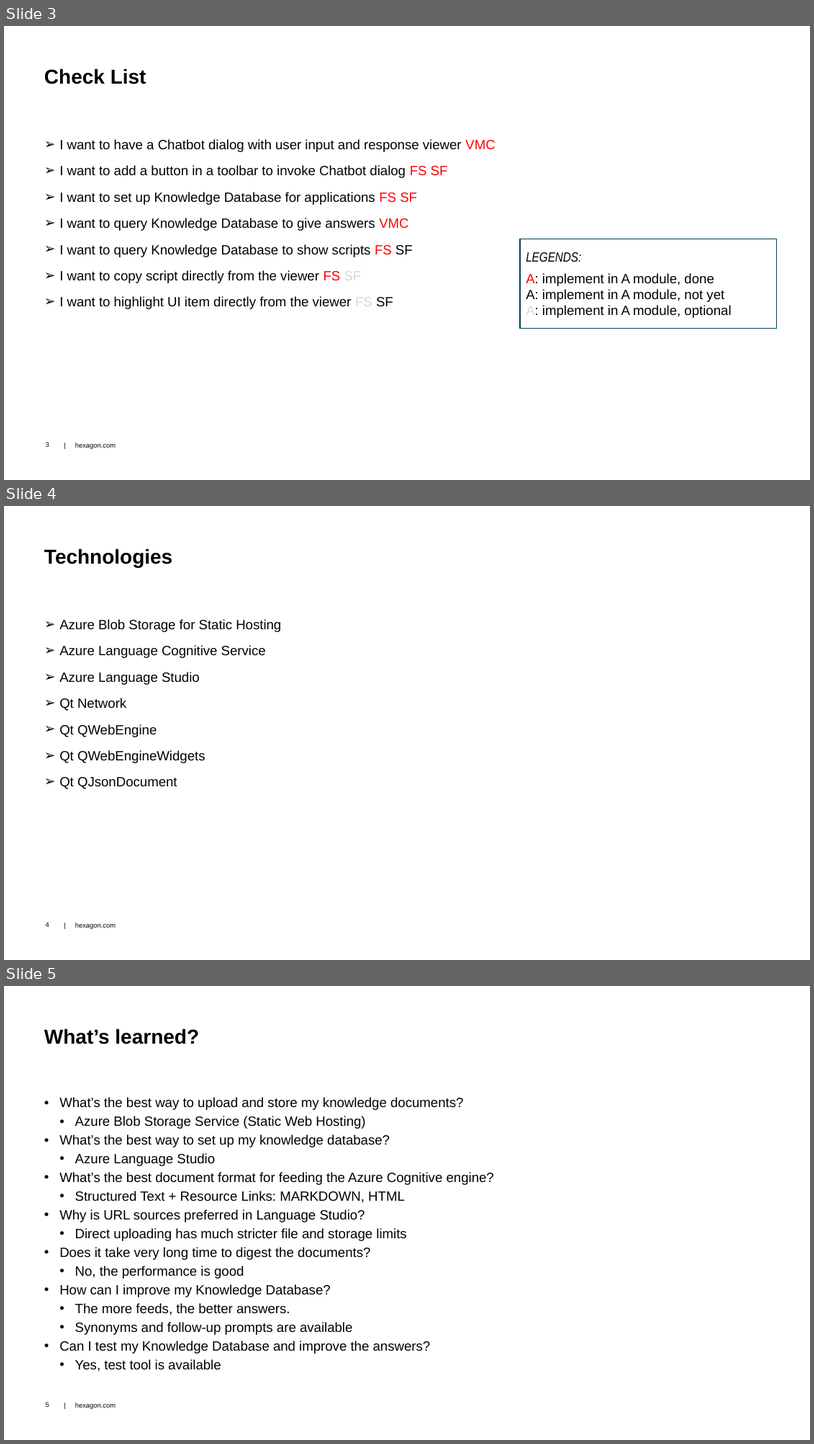
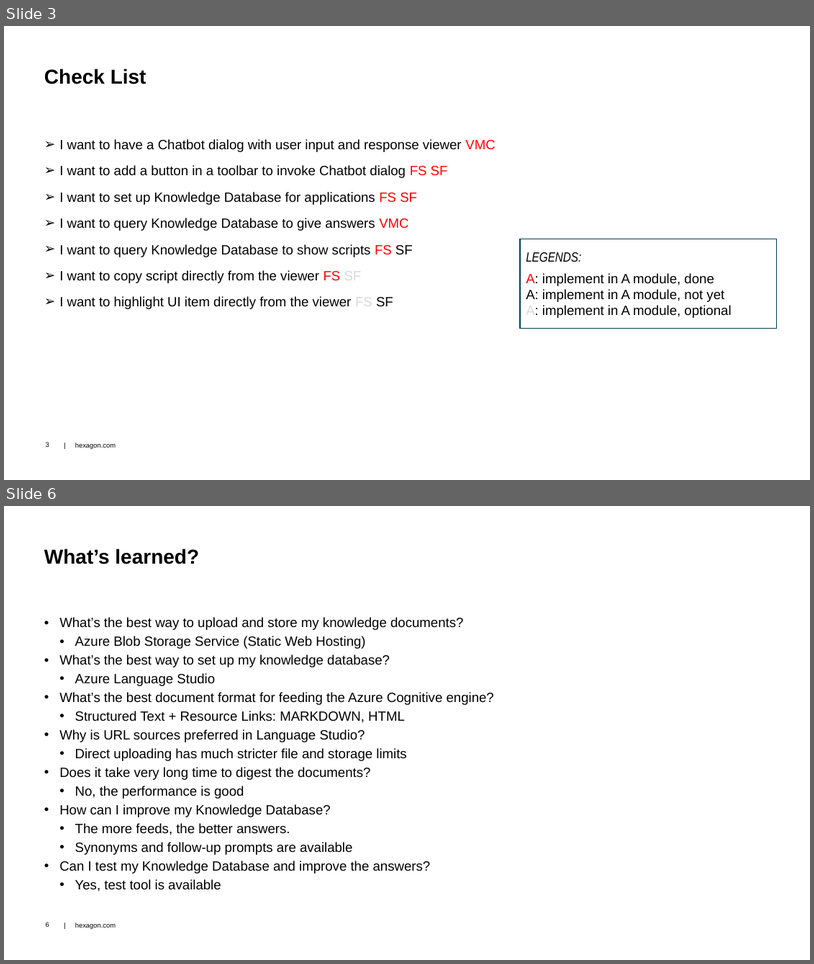
Before and after one commit to dongzgh/protos-vmccopilot, a slide deck: docs/VMC Hackathon 2024 - VMC.Chatbot - Demo.pptx. Shown one above the other, each under a label of ours: slides 3, 4 and 5 before the commit, slides 3 and 6 after it; the slides between them are not shown. The pictures are 814x1444 and 814x964 pixels, drawn with LibreOffice and Linux fonts; fonts in the diff are those of the drawing; background and template pictures are left out. Boxes give left, top, right and bottom in pixels: in the first picture for what was removed or moved away, otherwise in the second. Text is boxed around its words. In the diff, an @@ line names an element or a change of style, - is before the commit and + after.

Commit message:
Added prompts from answer; Added styling support for answer; Updated documents; Upgraded nuget package version;

```diff
--- a/docs/VMC Hackathon 2024 - VMC.Chatbot - Demo.pptx
+++ b/docs/VMC Hackathon 2024 - VMC.Chatbot - Demo.pptx
@@ slide 4 removed at bbox=[4, 506, 810, 960], background #FFFFFF; not listed: 2 template elements that a slide beside it also shows @@
@@ title removed at bbox=[44, 548, 172, 567] @@
-Technologies
@@ text removed at bbox=[59, 619, 281, 789] @@
-➢ Azure Blob Storage for Static Hosting
-➢ Azure Language Cognitive Service
-➢ Azure Language Studio
-➢ Qt Network
-➢ Qt QWebEngine
-➢ Qt QWebEngineWidgets
-➢ Qt QJsonDocument
@@ what was slide 5 is now slide 6 @@
```
Also in this commit, not shown: 1 slide changed, 2 slides added, 9 other files.
